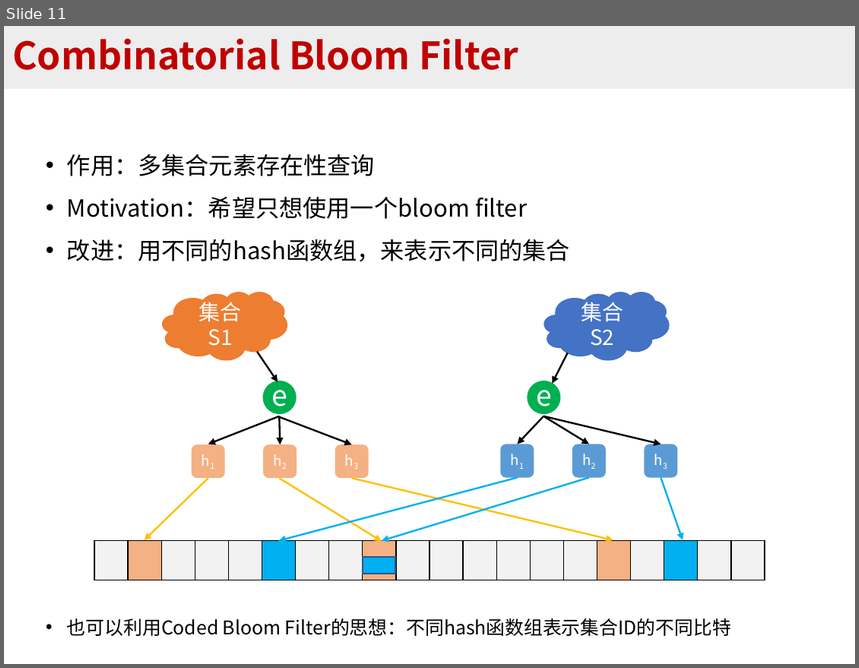
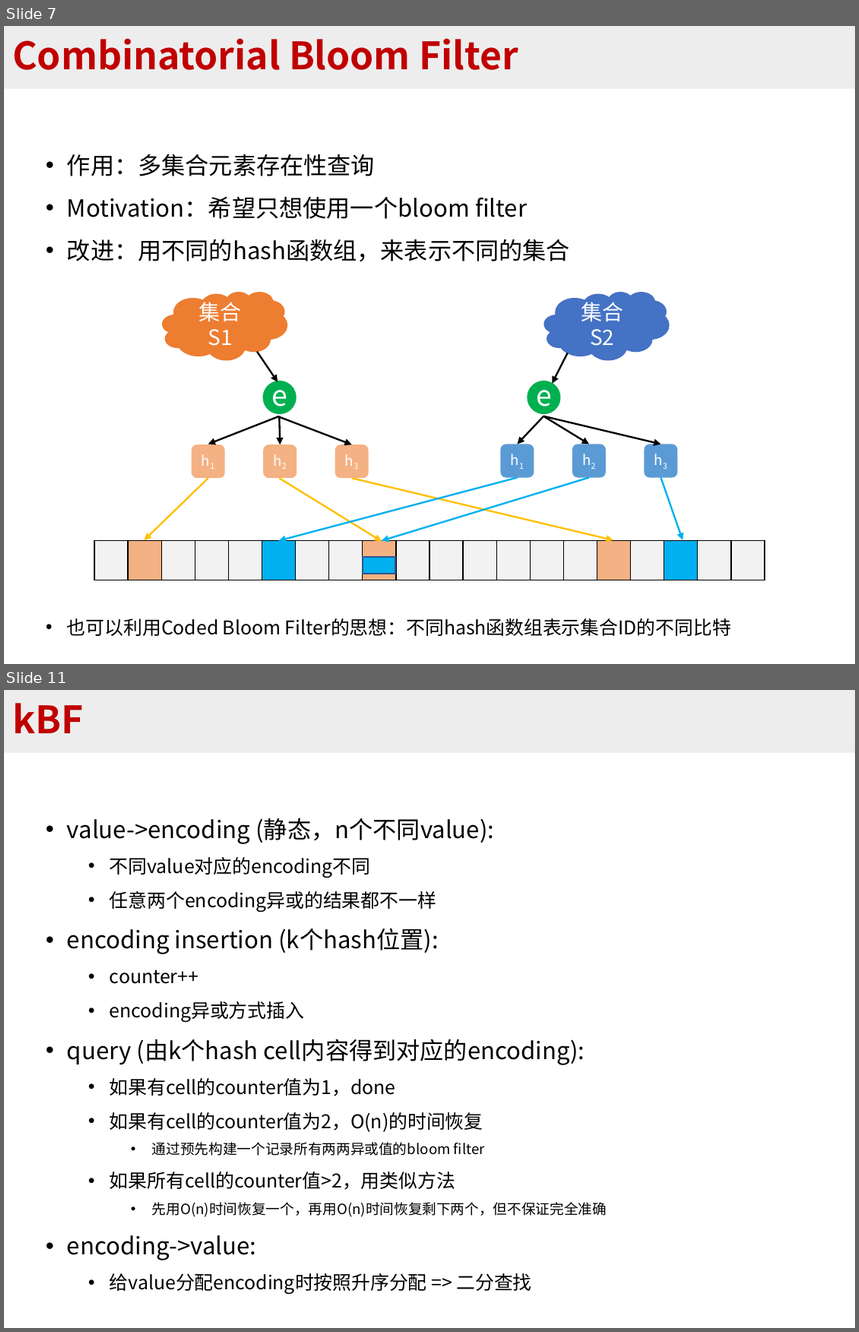
Before and after one commit to BlockLiu/Algorithms-for-Per-flow-Measurement, a slide deck: 常见sketch算法.pptx. Shown one above the other, each under a label of ours: slide 11 before the commit, slides 7 and 11 after it; the slides between them are not shown. The pictures are 859x668 and 859x1332 pixels, drawn with LibreOffice and Linux fonts; fonts in the diff are those of the drawing. Boxes give left, top, right and bottom in pixels: in the first picture for what was removed or moved away, otherwise in the second. Text is boxed around its words. In the diff, an @@ line names an element or a change of style, - is before the commit and + after.

```diff
--- a/常见sketch算法.pptx
+++ b/常见sketch算法.pptx
@@ slide 11 added at (4, 690, 855, 1328), background #FFFFFF @@
@@ title added at (4, 690, 855, 753), fill #EDEDED, 32 pt, text #C00000, bold @@
+kBF
@@ text added at (67, 818, 607, 1295), 16 pt, text #000000 @@
+• value->encoding (静态，n个不同value):
+  • 不同value对应的encoding不同
+  • 任意两个encoding异或的结果都不一样
+• encoding insertion (k个hash位置):
+  • counter++
+  • encoding异或方式插入
+• query (由k个hash cell内容得到对应的encoding):
+  • 如果有cell的counter值为1，done
+  • 如果有cell的counter值为2，O(n)的时间恢复
+    • 通过预先构建一个记录所有两两异或值的bloom filter
+  • 如果所有cell的counter值>2，用类似方法
+    • 先用O(n)时间恢复一个，再用O(n)时间恢复剩下两个，但不保证完全准确
+• encoding->value:
+  • 给value分配encoding时按照升序分配 => 二分查找
@@ what was slide 11 is now slide 7 @@
```
Also in this commit, not shown: 4 slides changed, 12 other slides added, 1 slide removed, 16 other files.
